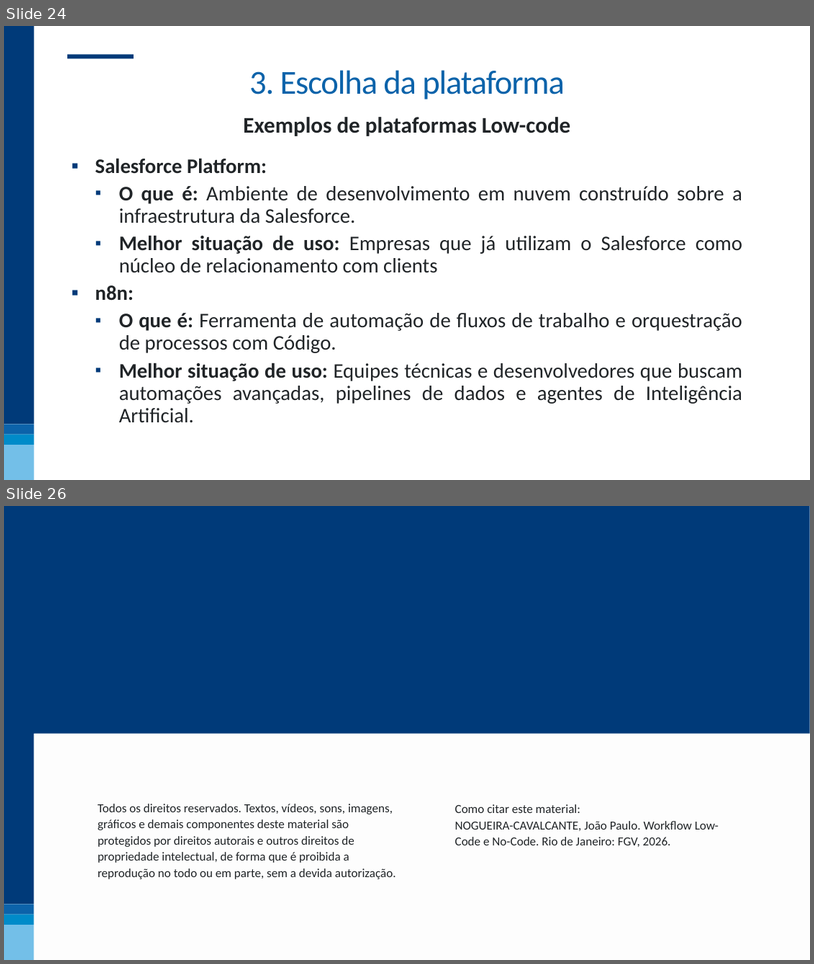
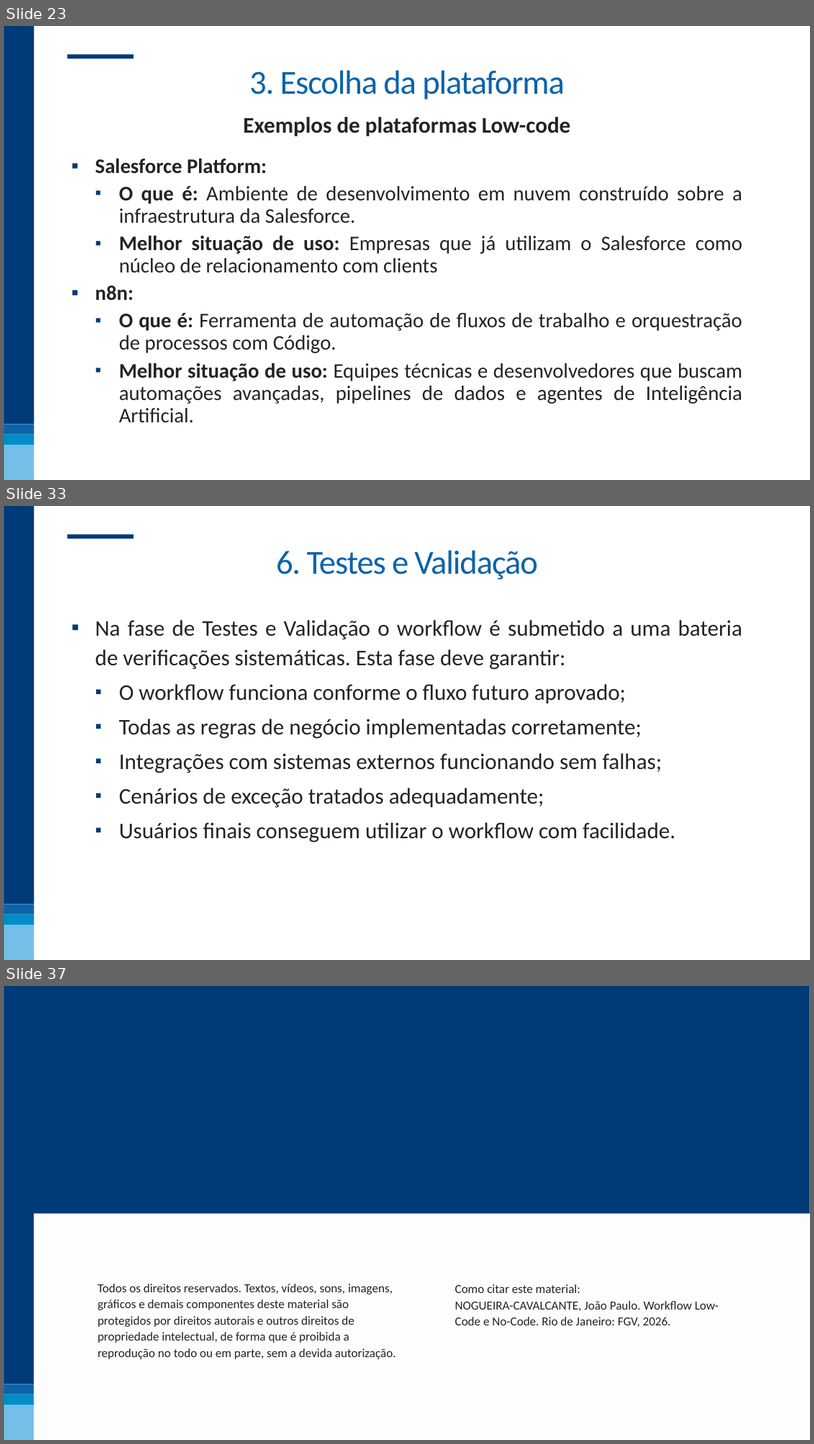
Before and after one commit to nogueira-cavalcante/FGV, a slide deck: Workflow Low-Code e No-Code/apresentações/01 - Workflow Low-code e No-code.pptx. Shown one above the other, each under a label of ours: slides 24 and 26 before the commit, slides 23, 33 and 37 after it; the slides between them are not shown. The pictures are 814x964 and 814x1444 pixels, drawn with LibreOffice and Linux fonts; fonts in the diff are those of the drawing; background and template pictures are left out. Boxes give left, top, right and bottom in pixels: in the first picture for what was removed or moved away, otherwise in the second. Text is boxed around its words. In the diff, an @@ line names an element or a change of style, - is before the commit and + after.

Commit message:
atualização da apresentação workflow low-code e no-code até o testes e validação

```diff
--- a/Workflow Low-Code e No-Code/apresentações/01 - Workflow Low-code e No-code.pptx
+++ b/Workflow Low-Code e No-Code/apresentações/01 - Workflow Low-code e No-code.pptx
@@ slide 33 added at (4,506,810,960), background #FFFFFF; not listed: 5 template elements that a slide beside it also shows @@
@@ title added at (276,550,538,579), 60 pt, text #0C63AA @@
+6. Testes e Validação
@@ text added at (95,620,743,842), 40 pt, text #202427 @@
+▪ Na fase de Testes e Validação o workflow é submetido a uma bateria de verificações sistemáticas. Esta fase deve garantir:
+  ▪ O workflow funciona conforme o fluxo futuro aprovado;
+  ▪ Todas as regras de negócio implementadas corretamente;
+  ▪ Integrações com sistemas externos funcionando sem falhas;
+  ▪ Cenários de exceção tratados adequadamente;
+  ▪ Usuários finais conseguem utilizar o workflow com facilidade.
@@ what was slide 24 is now slide 23 @@
@@ what was slide 26 is now slide 37 @@
```
Also in this commit, not shown: 5 slides changed, 11 other slides added, 1 slide removed, 1 other file.
